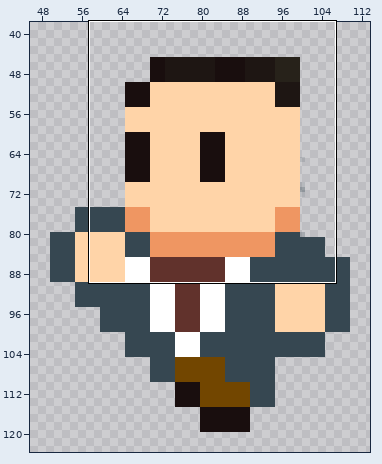
Edited in one commit: sprite sheet (Images/ronaldus_runleft_4.png). Above: a wide view before the commit, with the close-up outlined.
Close-up. Before the commit:
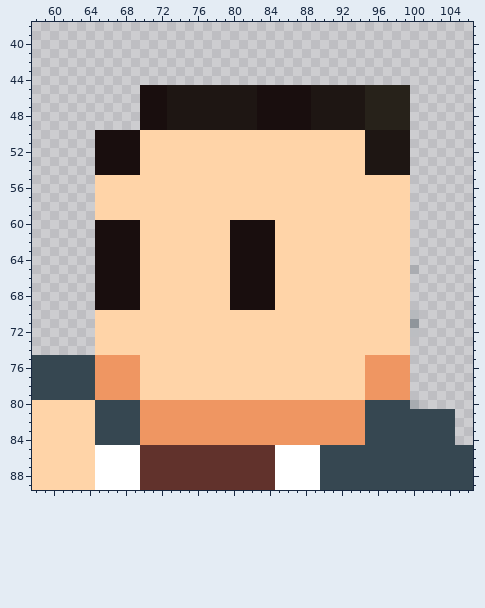
The file is 200x145 pixels. Pixels under 10% opacity are left out. Colours within 5 levels of each other are drawn and written as one. Shown: x 58..106, y 38..89. The wide view leaves out empty margins.
Once edited:
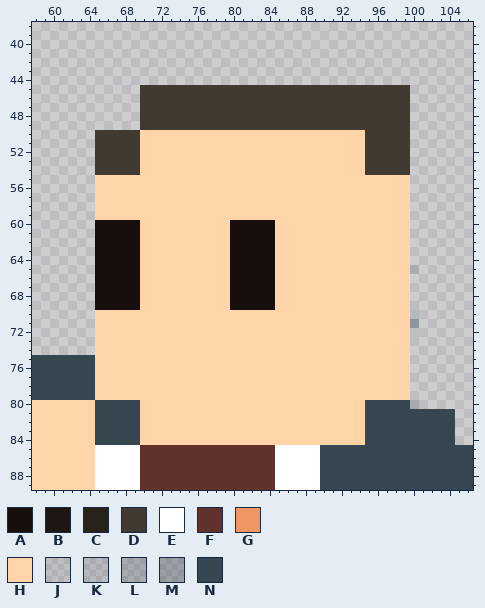
Palette (. is transparent): A #190e0e  B #1e1613  C #27221a  D #413a30  E #ffffff  F #61322c  G #ef9662  H #ffd4a8  J #3647511c  K #36475126  L #36475140  M #36475158  N #364751
The edit:
{"y":45,"x":70,"old":"AAABBBBBBBBBBAAAAAABBBBBBCCCCC","new":"DDDDDDDDDDDDDDDDDDDDDDDDDDDDDD"}
{"y":46,"x":70,"old":"AAABBBBBBBBBBAAAAAABBBBBBCCCCC","new":"DDDDDDDDDDDDDDDDDDDDDDDDDDDDDD"}
{"y":47,"x":70,"old":"AAABBBBBBBBBBAAAAAABBBBBBCCCCC","new":"DDDDDDDDDDDDDDDDDDDDDDDDDDDDDD"}
{"y":48,"x":70,"old":"AAABBBBBBBBBBAAAAAABBBBBBCCCCC","new":"DDDDDDDDDDDDDDDDDDDDDDDDDDDDDD"}
{"y":49,"x":70,"old":"AAABBBBBBBBBBAAAAAABBBBBBCCCCC","new":"DDDDDDDDDDDDDDDDDDDDDDDDDDDDDD"}
{"y":50,"x":65,"old":"AAAAA","new":"DDDDD"}
{"y":50,"x":95,"old":"BBBBB","new":"DDDDD"}
{"y":51,"x":65,"old":"AAAAA","new":"DDDDD"}
{"y":51,"x":95,"old":"BBBBB","new":"DDDDD"}
{"y":52,"x":65,"old":"AAAAA","new":"DDDDD"}
{"y":52,"x":95,"old":"BBBBB","new":"DDDDD"}
{"y":53,"x":65,"old":"AAAAA","new":"DDDDD"}
{"y":53,"x":95,"old":"BBBBB","new":"DDDDD"}
{"y":54,"x":65,"old":"AAAAA","new":"DDDDD"}
{"y":54,"x":95,"old":"BBBBB","new":"DDDDD"}
{"y":75,"x":65,"old":"GGGGG","new":"HHHHH"}
{"y":75,"x":95,"old":"GGGGG","new":"HHHHH"}
{"y":76,"x":65,"old":"GGGGG","new":"HHHHH"}
{"y":76,"x":95,"old":"GGGGG","new":"HHHHH"}
{"y":77,"x":65,"old":"GGGGG","new":"HHHHH"}
{"y":77,"x":95,"old":"GGGGG","new":"HHHHH"}
{"y":78,"x":65,"old":"GGGGG","new":"HHHHH"}
{"y":78,"x":95,"old":"GGGGG","new":"HHHHH"}
{"y":79,"x":65,"old":"GGGGG","new":"HHHHH"}
{"y":79,"x":95,"old":"GGGGG","new":"HHHHH"}
{"y":80,"x":70,"old":"GGGGGGGGGGGGGGGGGGGGGGGGG","new":"HHHHHHHHHHHHHHHHHHHHHHHHH"}
{"y":81,"x":70,"old":"GGGGGGGGGGGGGGGGGGGGGGGGG","new":"HHHHHHHHHHHHHHHHHHHHHHHHH"}
{"y":82,"x":70,"old":"GGGGGGGGGGGGGGGGGGGGGGGGG","new":"HHHHHHHHHHHHHHHHHHHHHHHHH"}
{"y":83,"x":70,"old":"GGGGGGGGGGGGGGGGGGGGGGGGG","new":"HHHHHHHHHHHHHHHHHHHHHHHHH"}
{"y":84,"x":70,"old":"GGGGGGGGGGGGGGGGGGGGGGGGG","new":"HHHHHHHHHHHHHHHHHHHHHHHHH"}
